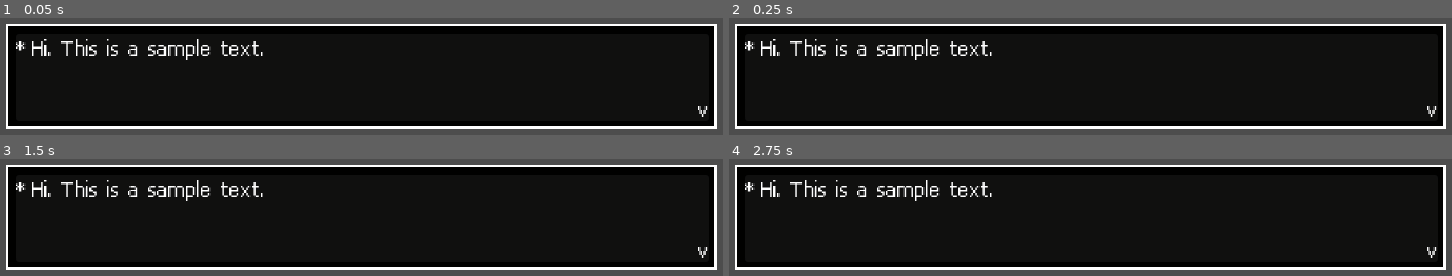
Above: before the commit, frames 1-4 (two rows, left to right).
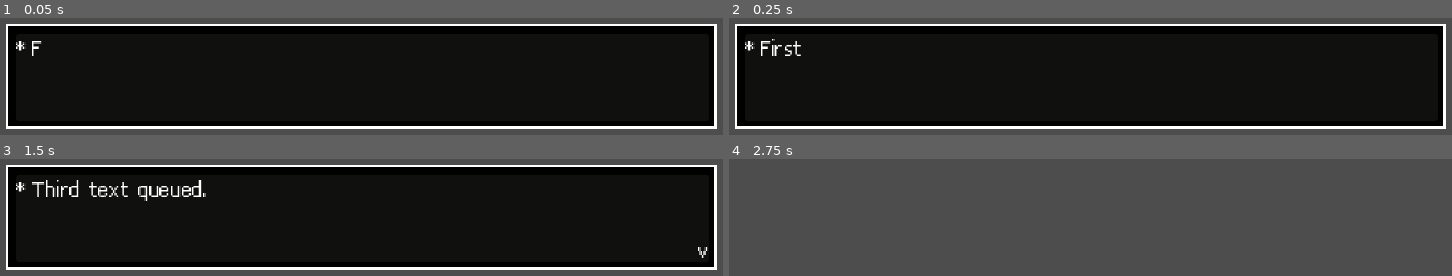
Above: after the commit, the same moments.

Repository: Berbird/Antfolk-Trails
Game: Godot game, scene res://levels/TextBox.tscn
The game is run twice, just before and just after one commit, with the same random seed, the same clock (stepped at 60 frames per second) and the same inputs. This scene is started directly instead of the project's main scene.
Inputs:
- Up to frame 1 (0.05 s): no input
- Up to frame 2 (0.25 s): no input
- Up to frame 3 (1.5 s): tap Enter (ui_accept) at 0.5, 0.6, 0.77, 1.07, 1.35 s; hold D (move_right) from 0.53 s (still down)
- Up to frame 4 (2.75 s): tap Enter (ui_accept) at 1.52, 1.82, 2.1 s; release D (move_right) at 2.03 s; hold A (move_left) from 2.03 s (still down)

The runs differ from the first frame. In frame 1, 1.4% of the frame differs, in the area x 4-98%, y 17-85%; in frame 2, 1.6%; in frame 3, 2.1%; in frame 4, 88%, in the area x 0-100%, y 5-95%.

Commit message:
Add TextBox dialog system
Introduced a new TextBox.gd script and updates the scene to support a queue-based dialog system with animated text reveal. The TextBox node is now script-driven, allowing for sequential text display and user interaction to advance or skip dialog.

Diff:
--- /dev/null
+++ b/levels/TextBox.gd
@@ -0,0 +1,74 @@
+extends CanvasLayer
+@onready var textbox_container = $TextBoxContainer
+@onready var start_symbol = $TextBoxContainer/MarginContainer/HBoxContainer/Start
+@onready var end_symbol = $TextBoxContainer/MarginContainer/HBoxContainer/End
+@onready var label = $TextBoxContainer/MarginContainer/HBoxContainer/Label
+const CHAR_READ_RATE = 0.05
+var active_tween: Tween = null
+
+enum State{
+	READY,
+	READING,
+	FINISHED
+}
+var current_state = State.READY
+var text_queue = []
+func _ready() -> void:
+	hide_textbox()
+	queue_text("First text queued.")
+	queue_text("Second text queued.")
+	queue_text("Third text queued.")
+	queue_text("Fourth text queued.")
+
+func _process(delta: float) -> void:
+	match current_state:
+		State.READY:
+			if !text_queue.is_empty():
+				display_text()
+		State.READING:
+			if Input.is_action_just_pressed("ui_accept"):
+				label.visible_ratio = 1
+				active_tween.kill()
+				end_symbol.text = "v"
+				change_state(State.FINISHED)
+		State.FINISHED:
+			if Input.is_action_just_pressed("ui_accept"):
+				change_state(State.READY)
+				hide_textbox()
+
+func queue_text(next_text):
+	text_queue.push_back(next_text)
+
+func hide_textbox():
+	start_symbol.text = ""
+	end_symbol.text = ""
+	label.text = ""
+	textbox_container.hide()
+
+func show_textbox():
+	start_symbol.text = "*"
+	textbox_container.show()
+
+func display_text():
+	show_textbox()
+	var next_text = text_queue.pop_front()
+	label.text = next_text
+	change_state(State.READING)
+	label.visible_ratio = 0  # start invisible
+	active_tween = create_tween()
+	active_tween.tween_property(label, "visible_ratio", 1.0, next_text.length() * CHAR_READ_RATE)
+	active_tween.finished.connect(_on_tween_finished)
+
+func _on_tween_finished():
+	end_symbol.text = "v"
+	change_state(State.FINISHED)
+
+func change_state(next_state):
+	current_state = next_state
+	match current_state:
+		State.READY:
+			print("Changing state to ready.")
+		State.READING:
+			print("Changing state to reading.")
+		State.FINISHED:
+			print("Changing state to finished.")
--- a/levels/TextBox.tscn
+++ b/levels/TextBox.tscn
@@ -1,6 +1,7 @@
-[gd_scene load_steps=3 format=3 uid="uid://cx3pvimkhf5ap"]
+[gd_scene load_steps=4 format=3 uid="uid://cx3pvimkhf5ap"]
 
 [ext_resource type="FontFile" uid="uid://d316a2vcojylh" path="res://fonts/battlenet.ttf" id="1_t677d"]
+[ext_resource type="Script" uid="uid://6kic7sn4d7u0" path="res://levels/TextBox.gd" id="1_yxjbu"]
 
 [sub_resource type="StyleBoxFlat" id="StyleBoxFlat_ss407"]
 bg_color = Color(0.004633617, 0.0040569683, 0.0023332706, 1)
@@ -11,9 +12,10 @@
 border_color = Color(15.30028, 15.30028, 15.30028, 1)
 
 [node name="TextBox" type="CanvasLayer"]
+script = ExtResource("1_yxjbu")
 metadata/_edit_vertical_guides_ = [-580.0]
 
-[node name="MarginContainer" type="MarginContainer" parent="."]
+[node name="TextBoxContainer" type="MarginContainer" parent="."]
 anchors_preset = 12
 anchor_top = 1.0
 anchor_right = 1.0
@@ -31,24 +33,24 @@
 theme_override_constants/margin_right = 16
 theme_override_constants/margin_bottom = 16
 
-[node name="Panel" type="Panel" parent="MarginContainer"]
+[node name="Panel" type="Panel" parent="TextBoxContainer"]
 layout_mode = 2
 theme_override_styles/panel = SubResource("StyleBoxFlat_ss407")
 
-[node name="MarginContainer" type="MarginContainer" parent="MarginContainer"]
+[node name="MarginContainer" type="MarginContainer" parent="TextBoxContainer"]
 layout_mode = 2
 theme_override_constants/margin_left = 8
 theme_override_constants/margin_top = 8
 theme_override_constants/margin_right = 6
 theme_override_constants/margin_bottom = 6
 
-[node name="Panel" type="Panel" parent="MarginContainer/MarginContainer"]
+[node name="Panel" type="Panel" parent="TextBoxContainer/MarginContainer"]
 layout_mode = 2
 
-[node name="HBoxContainer" type="HBoxContainer" parent="MarginContainer/MarginContainer"]
+[node name="HBoxContainer" type="HBoxContainer" parent="TextBoxContainer/MarginContainer"]
 layout_mode = 2
 
-[node name="Start" type="Label" parent="MarginContainer/MarginContainer/HBoxContainer"]
+[node name="Start" type="Label" parent="TextBoxContainer/MarginContainer/HBoxContainer"]
 custom_minimum_size = Vector2(9, 0)
 layout_mode = 2
 size_flags_horizontal = 0
@@ -57,18 +59,17 @@
 theme_override_font_sizes/font_size = 23
 text = "*"
 
-[node name="Label" type="Label" parent="MarginContainer/MarginContainer/HBoxContainer"]
+[node name="Label" type="Label" parent="TextBoxContainer/MarginContainer/HBoxContainer"]
 custom_minimum_size = Vector2(510, 70)
 layout_mode = 2
 size_flags_horizontal = 3
 size_flags_vertical = 1
 theme_override_fonts/font = ExtResource("1_t677d")
 theme_override_font_sizes/font_size = 23
-text = "Hi. This is a sample text."
 autowrap_mode = 3
 clip_text = true
 
-[node name="End" type="Label" parent="MarginContainer/MarginContainer/HBoxContainer"]
+[node name="End" type="Label" parent="TextBoxContainer/MarginContainer/HBoxContainer"]
 custom_minimum_size = Vector2(9, 0)
 layout_mode = 2
 size_flags_vertical = 8
Not shown, added: levels/TextBox.gd.uid
